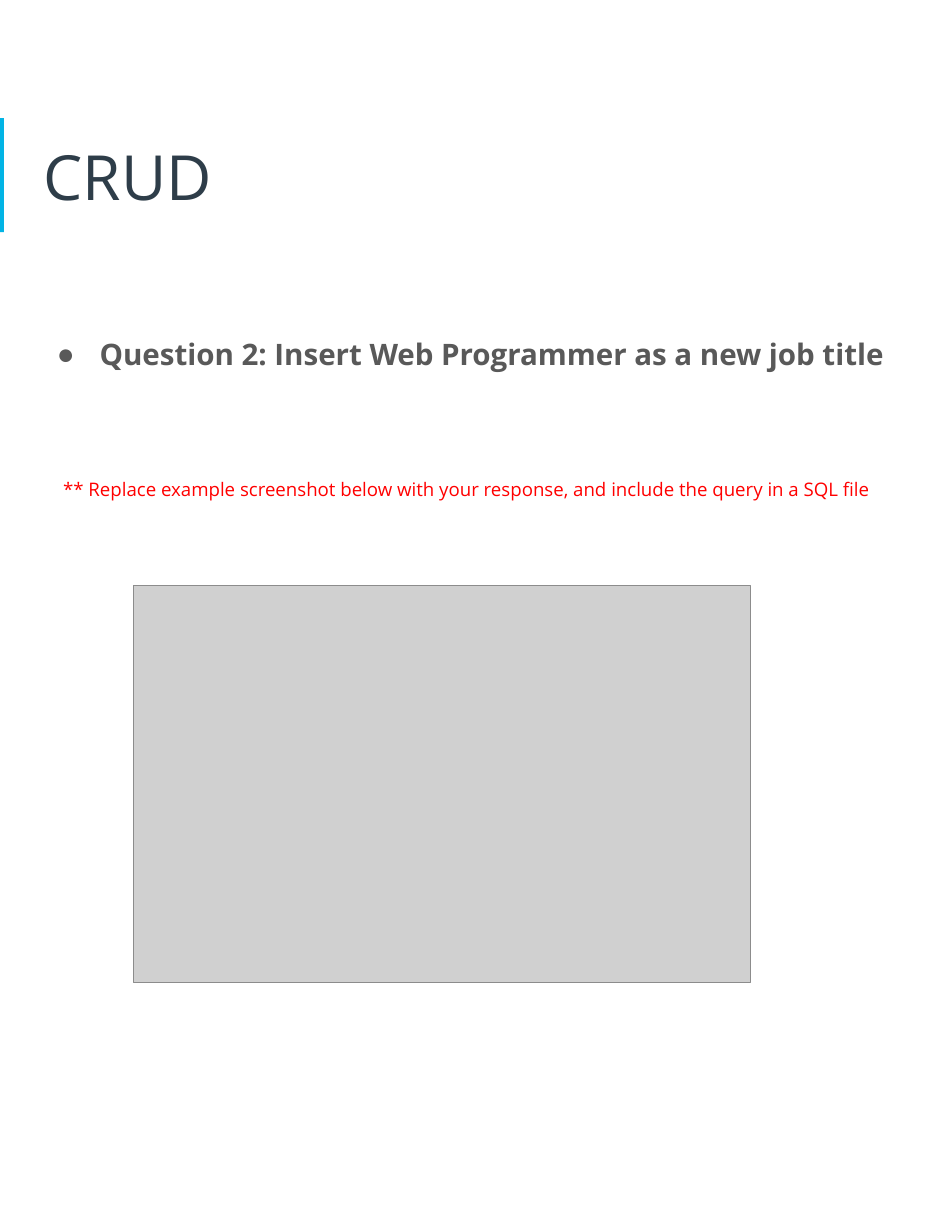
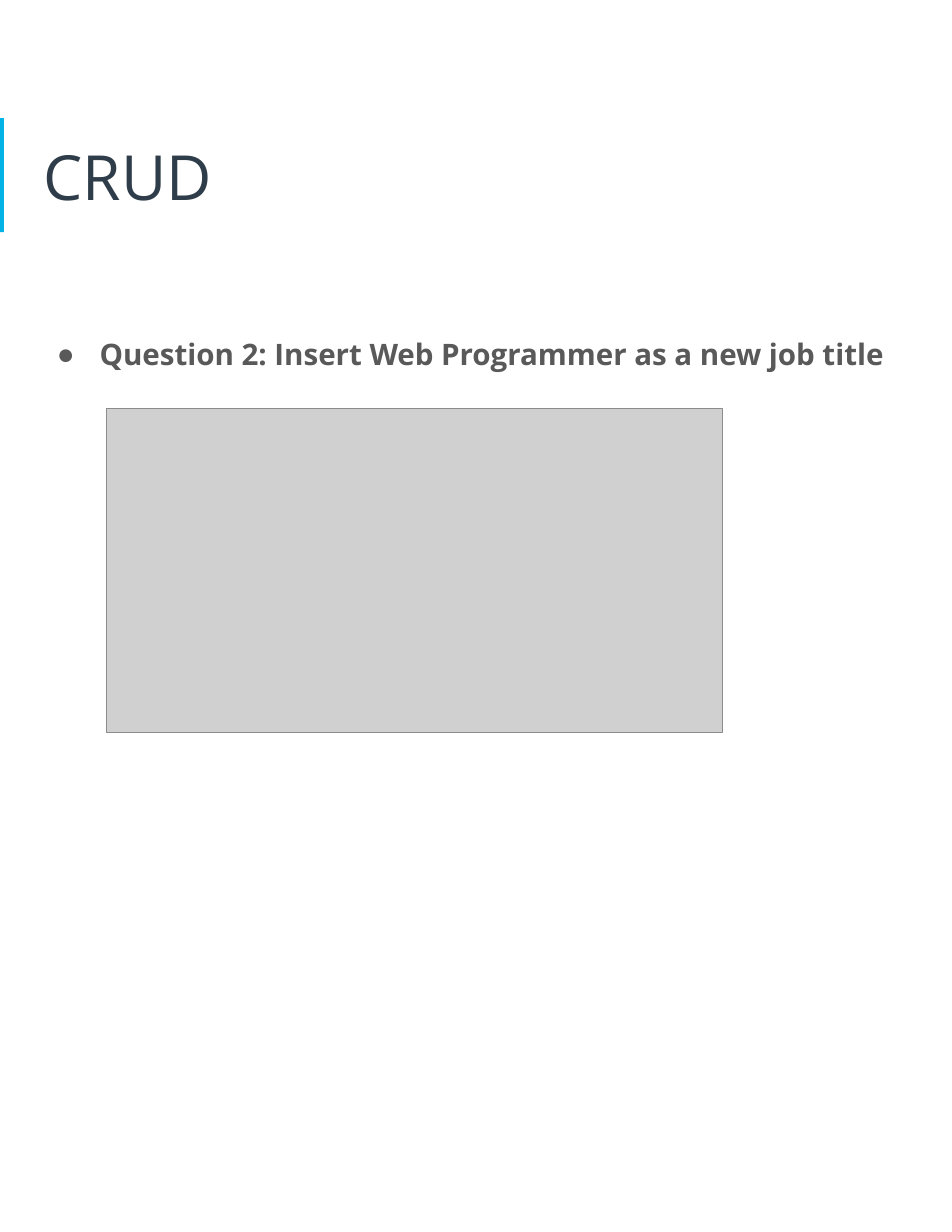
Before and after one commit to LeoArruda/UdacityHRDatabase, a slide deck: slide 20 of Docs/HR Database Proposal.pptx (slide 19 before the commit). Drawn at 952x1232 pixels with LibreOffice and Linux fonts; fonts in the diff are those of the drawing; grey boxes stand for pictures. Boxes give left, top, right and bottom in pixels: in the first picture for what was removed or moved away, otherwise in the second. Text is boxed around its words. In the diff, an @@ line names an element or a change of style, - is before the commit and + after.

```diff
--- a/Docs/HR Database Proposal.pptx
+++ b/Docs/HR Database Proposal.pptx
@@ picture added at box(106, 409, 722, 734) @@
@@ text at box(88, 481, 869, 501): paragraph removed @@
-** Replace example screenshot below with your response, and include the query in a SQL file
@@ picture removed at box(133, 586, 750, 983) @@
```
Also in this commit, not shown: 15 other slides changed, 2 slides added, 1 slide removed, 5 other files.
